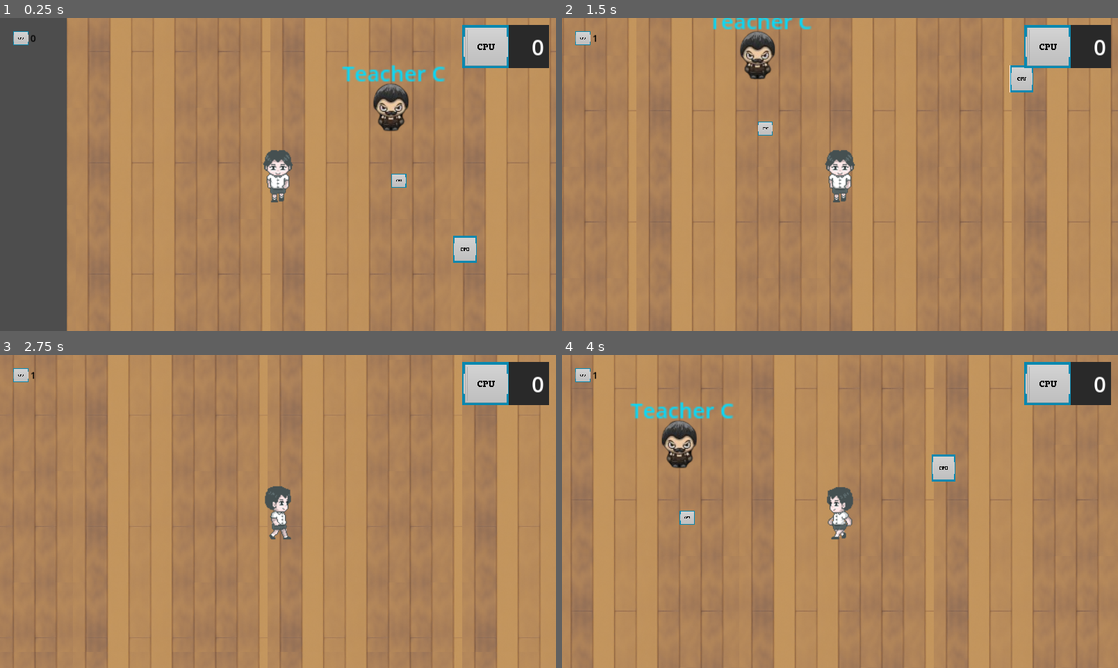
Above: before the commit, frames 1-4 (two rows, left to right).
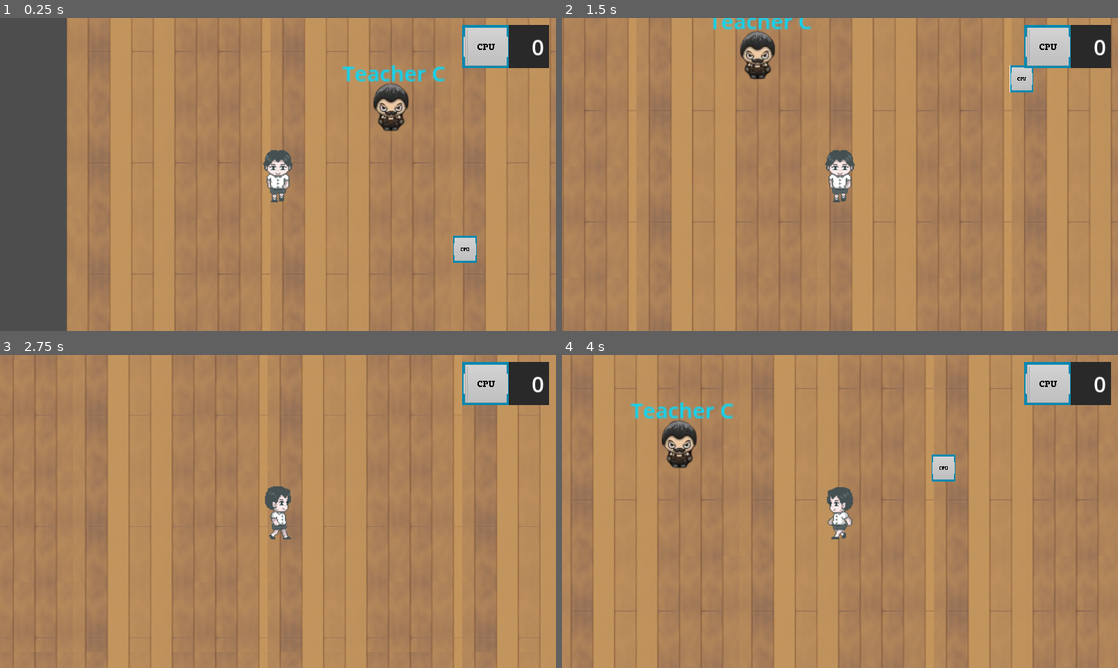
Above: after the commit, the same moments.

Repository: optimus1977/Find_Components
Game: Godot game, scene res://scenes/level_1.tscn
Two runs of this game, one before a commit and one after it. Both use one fixed random seed, a clock stepped at 60 frames per second and the inputs below. This scene is started directly instead of the project's main scene.
Inputs:
- Up to frame 1 (0.25 s): no input
- Up to frame 2 (1.5 s): tap Enter at 0.5 s; hold D (right) 0.53-1.28 s; hold E (interact) 0.53-1.28 s; hold S (down) from 1.28 s (still down); tap E (interact) at 1.35 s
- Up to frame 3 (2.75 s): release S (down) at 2.03 s; hold D (right) from 2.03 s (still down); hold E (interact) from 2.03 s (still down)
- Up to frame 4 (4 s): release D (right) at 2.78 s; release E (interact) at 2.78 s; hold W (up) 2.78-3.53 s; tap E (interact) at 2.85 s; hold A (left) from 3.53 s (still down); hold E (interact) from 3.53 s (still down)

The runs differ from the first frame. In frame 1, 0.3% of the frame differs, in the area x 2-74%, y 4-55%; in frame 2, 0.2%; in frame 3, 0.1%; in frame 4, 0.3%.

Commit message:
Removed some scenes

Diff:
--- a/scenes/cpu_ui.tscn
+++ /dev/null
@@ -1,31 +0,0 @@
-[gd_scene load_steps=3 format=3 uid="uid://c5owb05xapq3o"]
-
-[ext_resource type="Script" path="res://scripts/cpu_ui.gd" id="1_hfdpy"]
-[ext_resource type="Texture2D" uid="uid://cghxhr50mn15j" path="res://assests/CPU.png" id="1_yffia"]
-
-[node name="CpuUI" type="Control"]
-layout_mode = 3
-anchors_preset = 0
-offset_left = 30.0
-offset_top = 30.0
-offset_right = 70.0
-offset_bottom = 70.0
-script = ExtResource("1_hfdpy")
-
-[node name="TextureRect" type="TextureRect" parent="."]
-layout_mode = 0
-offset_right = 714.0
-offset_bottom = 660.0
-scale = Vector2(0.05, 0.05)
-texture = ExtResource("1_yffia")
-
-[node name="Label" type="Label" parent="."]
-layout_mode = 0
-offset_left = 36.0
-offset_top = 1.0
-offset_right = 57.0
-offset_bottom = 32.0
-theme_override_colors/font_color = Color(0, 0, 0, 1)
-theme_override_font_sizes/font_size = 22
-text = "0"
-horizontal_alignment = 1
--- a/scenes/dialog/dialogui.tscn
+++ /dev/null
@@ -1,80 +0,0 @@
-[gd_scene load_steps=3 format=3 uid="uid://duwhve08p07g7"]
-
-[ext_resource type="Script" path="res://scripts/dialog/dialogui.gd" id="1_iil0p"]
-
-[sub_resource type="StyleBoxFlat" id="StyleBoxFlat_o7o2l"]
-bg_color = Color(0.0076577, 0.304407, 0.805727, 1)
-border_width_left = 2
-border_width_top = 2
-border_width_right = 2
-border_width_bottom = 2
-border_color = Color(0.144687, 0.822987, 0.903755, 1)
-
-[node name="DialogUI" type="Control"]
-layout_mode = 3
-anchors_preset = 15
-anchor_right = 1.0
-anchor_bottom = 1.0
-grow_horizontal = 2
-grow_vertical = 2
-script = ExtResource("1_iil0p")
-
-[node name="CanvasLayer" type="CanvasLayer" parent="."]
-
-[node name="Panel" type="Panel" parent="CanvasLayer"]
-anchors_preset = 12
-anchor_top = 1.0
-anchor_right = 1.0
-anchor_bottom = 1.0
-offset_left = 70.0
-offset_top = -330.0
-offset_right = -78.0
-offset_bottom = -60.0
-grow_horizontal = 2
-grow_vertical = 0
-theme_override_styles/panel = SubResource("StyleBoxFlat_o7o2l")
-
-[node name="DialogBox" type="VBoxContainer" parent="CanvasLayer/Panel"]
-layout_mode = 1
-anchors_preset = 15
-anchor_right = 1.0
-anchor_bottom = 1.0
-offset_left = 10.0
-offset_top = 10.0
-offset_right = -10.0
-offset_bottom = -10.0
-grow_horizontal = 2
-grow_vertical = 2
-theme_override_constants/separation = 15
-
-[node name="DialogSpeaker" type="Label" parent="CanvasLayer/Panel/DialogBox"]
-layout_mode = 2
-theme_override_colors/font_color = Color(0.144687, 0.822987, 0.903755, 1)
-theme_override_font_sizes/font_size = 20
-text = "NPC Name"
-
-[node name="DialogText" type="Label" parent="CanvasLayer/Panel/DialogBox"]
-layout_mode = 2
-size_flags_vertical = 3
-theme_override_font_sizes/font_size = 23
-text = "Dialog text..."
-horizontal_alignment = 1
-vertical_alignment = 1
-
-[node name="DialogOptions" type="HBoxContainer" parent="CanvasLayer/Panel/DialogBox"]
-layout_mode = 2
-theme_override_constants/separation = 20
-alignment = 1
-
-[node name="CloseButton" type="Button" parent="CanvasLayer/Panel"]
-layout_mode = 1
-anchors_preset = 1
-anchor_left = 1.0
-anchor_right = 1.0
-offset_left = -38.0
-offset_top = 2.0
-offset_right = -2.0
-offset_bottom = 38.0
-grow_horizontal = 0
-theme_override_font_sizes/font_size = 20
-text = "X"
--- a/scenes/level_1.tscn
+++ b/scenes/level_1.tscn
@@ -1,13 +1,10 @@
-[gd_scene load_steps=11 format=3 uid="uid://cl8fpcykyyyhm"]
+[gd_scene load_steps=8 format=3 uid="uid://cl8fpcykyyyhm"]
 
 [ext_resource type="Texture2D" uid="uid://4q77aqcqdis8" path="res://assests/strokespritesheet20121.png" id="1_yhthd"]
 [ext_resource type="PackedScene" uid="uid://dp1k1ittgposc" path="res://scenes/player.tscn" id="2_qe0o5"]
 [ext_resource type="PackedScene" uid="uid://bevshxf5g7oo3" path="res://scenes/cpu.tscn" id="3_mr2aj"]
 [ext_resource type="PackedScene" uid="uid://bxn423u6gwm8e" path="res://scenes/pause_menu.tscn" id="4_do8hr"]
-[ext_resource type="PackedScene" uid="uid://c5owb05xapq3o" path="res://scenes/cpu_ui.tscn" id="4_ti6ek"]
 [ext_resource type="PackedScene" uid="uid://dnnltayaurdea" path="res://scenes/npc.tscn" id="5_khe8x"]
-[ext_resource type="PackedScene" uid="uid://dd3ngn8pec8gr" path="res://scenes/quest_item.tscn" id="6_5nn16"]
-[ext_resource type="Texture2D" uid="uid://cghxhr50mn15j" path="res://assests/CPU.png" id="7_1o6qq"]
 
 [sub_resource type="TileSetAtlasSource" id="TileSetAtlasSource_fv4bg"]
 texture = ExtResource("1_yhthd")
@@ -1639,11 +1636,5 @@
 [node name="PauseMenu" parent="CanvasLayer" instance=ExtResource("4_do8hr")]
 visible = false
 
-[node name="CpuUI" parent="CanvasLayer" instance=ExtResource("4_ti6ek")]
-
 [node name="npc" parent="." instance=ExtResource("5_khe8x")]
 position = Vector2(363, 125)
-
-[node name="QuestItem" parent="." instance=ExtResource("6_5nn16")]
-position = Vector2(372, 212)
-item_icon = ExtResource("7_1o6qq")
--- a/scenes/quest/questui.tscn
+++ /dev/null
@@ -1,128 +0,0 @@
-[gd_scene load_steps=5 format=3 uid="uid://chw3qi1uoe48q"]
-
-[ext_resource type="Script" path="res://scripts/quest/questui.gd" id="1_op7xy"]
-
-[sub_resource type="StyleBoxFlat" id="StyleBoxFlat_xnj0p"]
-bg_color = Color(0, 0.100987, 0.170159, 1)
-
-[sub_resource type="StyleBoxFlat" id="StyleBoxFlat_gcfm4"]
-bg_color = Color(0.00343987, 0.225579, 0.317392, 1)
-border_width_right = 10
-border_color = Color(0.00300806, 0.10615, 0.248083, 1)
-
-[sub_resource type="StyleBoxFlat" id="StyleBoxFlat_8dnl4"]
-bg_color = Color(0, 0.100987, 0.170159, 1)
-
-[node name="questui" type="Control"]
-layout_mode = 3
-anchors_preset = 15
-anchor_right = 1.0
-anchor_bottom = 1.0
-grow_horizontal = 2
-grow_vertical = 2
-script = ExtResource("1_op7xy")
-
-[node name="CanvasLayer" type="CanvasLayer" parent="."]
-layer = 2
-
-[node name="Panel" type="Panel" parent="CanvasLayer"]
-anchors_preset = 15
-anchor_right = 1.0
-anchor_bottom = 1.0
-grow_horizontal = 2
-grow_vertical = 2
-theme_override_styles/panel = SubResource("StyleBoxFlat_xnj0p")
-
-[node name="Backgrounds" type="HBoxContainer" parent="CanvasLayer/Panel"]
-layout_mode = 1
-anchors_preset = 15
-anchor_right = 1.0
-anchor_bottom = 1.0
-grow_horizontal = 2
-grow_vertical = 2
-
-[node name="BG_1" type="Panel" parent="CanvasLayer/Panel/Backgrounds"]
-layout_mode = 2
-size_flags_horizontal = 3
-theme_override_styles/panel = SubResource("StyleBoxFlat_gcfm4")
-
-[node name="BG_2" type="Panel" parent="CanvasLayer/Panel/Backgrounds"]
-layout_mode = 2
-size_flags_horizontal = 3
-theme_override_styles/panel = SubResource("StyleBoxFlat_8dnl4")
-
-[node name="Contents" type="VBoxContainer" parent="CanvasLayer/Panel"]
-layout_mode = 1
-anchors_preset = 15
-anchor_right = 1.0
-anchor_bottom = 1.0
-grow_horizontal = 2
-grow_vertical = 2
-theme_override_constants/separation = 50
-
-[node name="Headings" type="HBoxContainer" parent="CanvasLayer/Panel/Contents"]
-layout_mode = 2
-
-[node name="List" type="Label" parent="CanvasLayer/Panel/Contents/Headings"]
-layout_mode = 2
-size_flags_horizontal = 3
-theme_override_font_sizes/font_size = 30
-text = "Available Quests"
-horizontal_alignment = 1
-vertical_alignment = 1
-uppercase = true
-
-[node name="Details" type="Label" parent="CanvasLayer/Panel/Contents/Headings"]
-layout_mode = 2
-size_flags_horizontal = 3
-theme_override_font_sizes/font_size = 30
-text = "Quest Details"
-horizontal_alignment = 1
-vertical_alignment = 1
-uppercase = true
-
-[node name="Details" type="HBoxContainer" parent="CanvasLayer/Panel/Contents"]
-layout_mode = 2
-size_flags_vertical = 3
-theme_override_constants/separation = 10
-
-[node name="QuestList" type="VBoxContainer" parent="CanvasLayer/Panel/Contents/Details"]
-layout_mode = 2
-size_flags_horizontal = 3
-theme_override_constants/separation = 10
-
-[node name="QuestDetails" type="VBoxContainer" parent="CanvasLayer/Panel/Contents/Details"]
-layout_mode = 2
-size_flags_horizontal = 3
-theme_override_constants/separation = 10
-
-[node name="QuestTitle" type="Label" parent="CanvasLayer/Panel/Contents/Details/QuestDetails"]
-layout_mode = 2
-theme_override_font_sizes/font_size = 20
-text = "Title"
-horizontal_alignment = 1
-vertical_alignment = 1
-
-[node name="QuestDescription" type="Label" parent="CanvasLayer/Panel/Contents/Details/QuestDetails"]
-layout_mode = 2
-theme_override_font_sizes/font_size = 20
-text = "Description"
-
-[node name="QuestObjectives" type="VBoxContainer" parent="CanvasLayer/Panel/Contents/Details/QuestDetails"]
-layout_mode = 2
-
-[node name="QuestRewards" type="VBoxContainer" parent="CanvasLayer/Panel/Contents/Details/QuestDetails"]
-layout_mode = 2
-
-[node name="CloseButton" type="Button" parent="CanvasLayer/Panel"]
-layout_mode = 1
-anchors_preset = 1
-anchor_left = 1.0
-anchor_right = 1.0
-offset_left = -38.0
-offset_top = 2.0
-offset_right = -2.0
-offset_bottom = 38.0
-grow_horizontal = 0
-theme_override_font_sizes/font_size = 20
-text = "X"
--- a/scenes/quest_item.tscn
+++ /dev/null
@@ -1,16 +0,0 @@
-[gd_scene load_steps=3 format=3 uid="uid://dd3ngn8pec8gr"]
-
-[ext_resource type="Script" path="res://scripts/quest_item.gd" id="1_sw6s3"]
-
-[sub_resource type="RectangleShape2D" id="RectangleShape2D_l72uq"]
-size = Vector2(16, 16)
-
-[node name="QuestItem" type="Area2D" groups=["item"]]
-script = ExtResource("1_sw6s3")
-
-[node name="CollisionShape2D" type="CollisionShape2D" parent="."]
-shape = SubResource("RectangleShape2D_l72uq")
-
-[node name="Sprite2D" type="Sprite2D" parent="."]
-position = Vector2(0, 2.38419e-07)
-scale = Vector2(0.0241597, 0.0246212)
--- a/scripts/cpu_ui.gd
+++ /dev/null
@@ -1,10 +0,0 @@
-extends Control
-
-@onready var label = $Label
-
-func _ready():
-	EventController.connect("cpu_collected", on_event_cpus_collected)
-
-#assigning the value to label
-func  on_event_cpus_collected(value: int) -> void:
-	label.text = str(value)
--- a/scripts/dialog/dialogui.gd
+++ /dev/null
@@ -1,8 +0,0 @@
-### DialogUi.gd
-
-extends Control
-
-@onready var panel = $CanvasLayer/Panel
-@onready var dialog_speaker = $CanvasLayer/Panel/DialogBox/DialogSpeaker
-@onready var dialog_text = $CanvasLayer/Panel/DialogBox/DialogText
-@onready var dialog_options  = $CanvasLayer/Panel/DialogBox/DialogOptions
--- a/scripts/quest/questui.gd
+++ /dev/null
@@ -1,10 +0,0 @@
-### QuestUi.gd
-
-extends Control
-
-@onready var panel = $CanvasLayer/Panel
-@onready var quest_list = $CanvasLayer/Panel/Contents/Details/QuestList
-@onready var quest_title = $CanvasLayer/Panel/Contents/Details/QuestDetails/QuestTitle
-@onready var quest_description = $CanvasLayer/Panel/Contents/Details/QuestDetails/QuestDescription
-@onready var quest_objectives = $CanvasLayer/Panel/Contents/Details/QuestDetails/QuestObjectives
-@onready var quest_rewards = $CanvasLayer/Panel/Contents/Details/QuestDetails/QuestRewards
